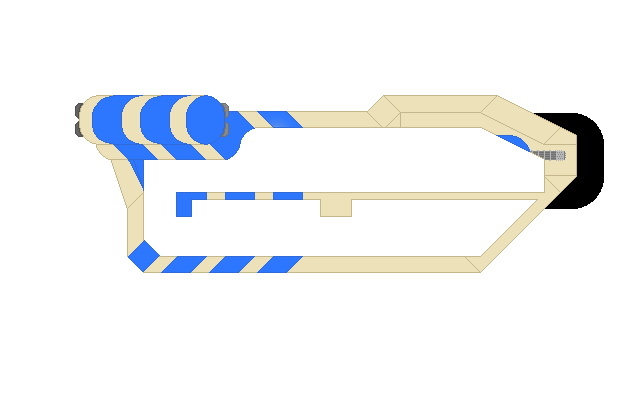
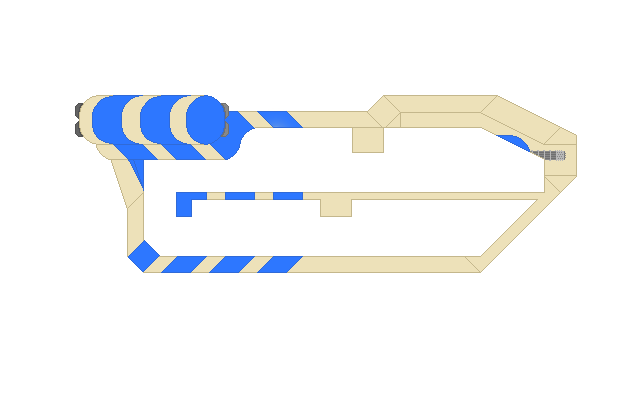
Revision of a layered 640px x 400px image; what changed, layer by layer:
added group "Ship Cutaway" with 63 layers above "Ship" over [352, 113, 604, 209]
added group "Outlines" (1st of 2, in "Ship Cutaway") with 2 layers in group "Ship Cutaway" over [352, 113, 577, 209]
added layer "Blue Edges" (1st of 2, in "Ship Cutaway" › "Outlines") in group "Outlines" over [352, 128, 384, 153]
added layer "Tan Edges" (1st of 2, in "Ship Cutaway" › "Outlines") in group "Outlines" over [352, 113, 577, 209]
added group "Cutaway copy 2" with 41 layers in group "Ship Cutaway" over [352, 113, 544, 153]
added group "Subsystems" with 38 layers in group "Cutaway copy 2" over [352, 113, 542, 153]
renamed "Layer 1" to "AmmoHopper", moved it into group "Subsystems", painted on it over [352, 113, 604, 209]
added layer "BG" (1st of 2, in "Ship Cutaway" › "Cutaway copy 2") in group "Cutaway copy 2" over [352, 128, 384, 153]
added group "Hull" (1st of 2, in "Ship Cutaway") with 2 layers in group "Ship Cutaway" over [352, 113, 576, 209]
added layer "Tan" (1st of 2, in "Ship Cutaway" › "Hull") in group "Hull" over [352, 113, 576, 209]
